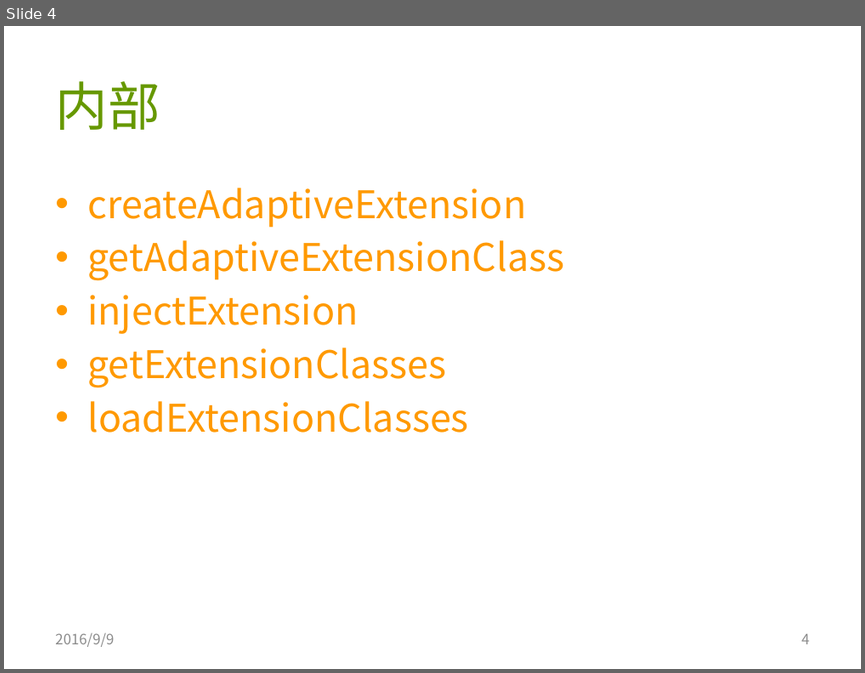
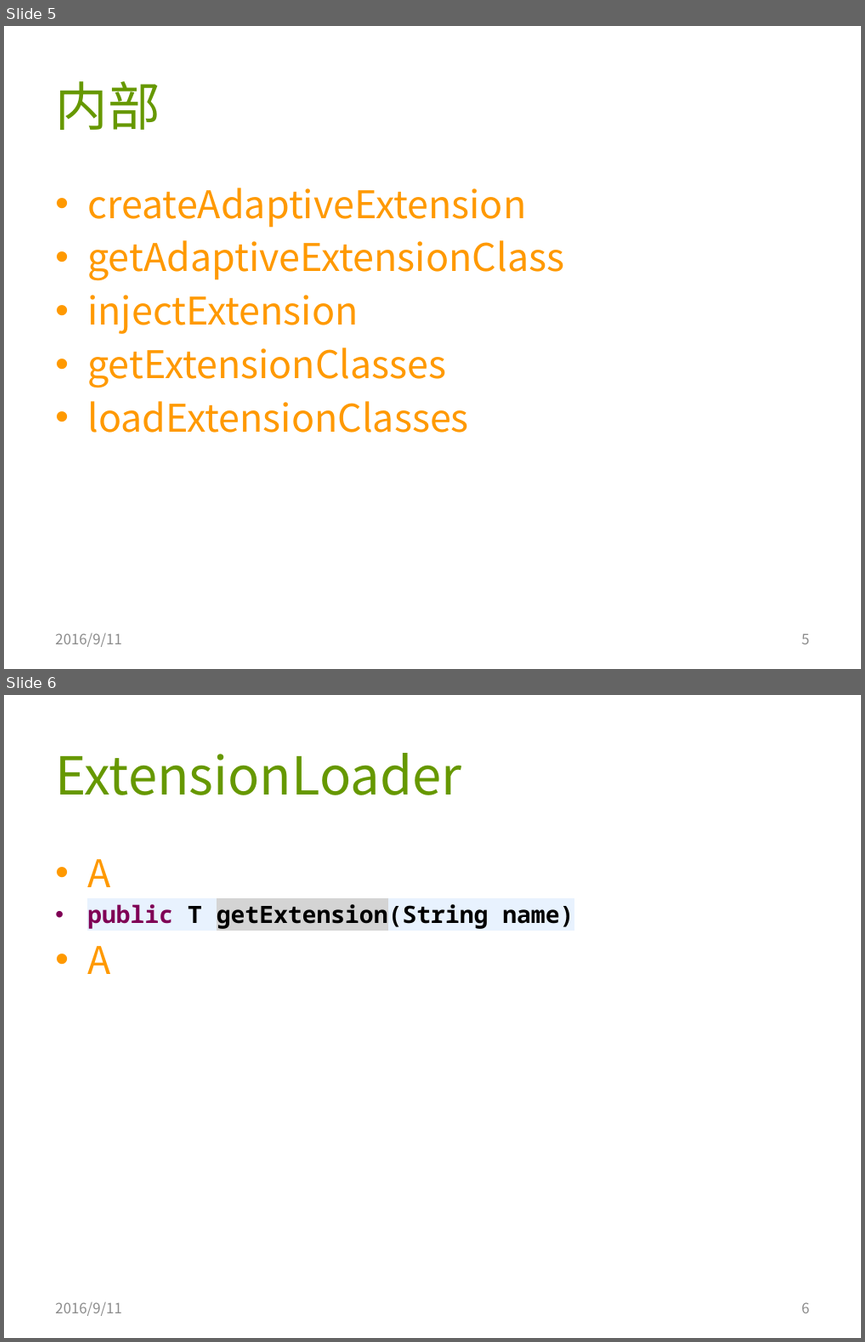
Before and after one commit to AmarRocks/demo, a slide deck: 04.dubbo_demo/document/dubbo源码分析3-扩展点.pptx. Shown one above the other, each under a label of ours: slide 4 before the commit, slides 5 and 6 after it. The pictures are 865x673 and 865x1342 pixels, drawn with LibreOffice and Linux fonts; fonts in the diff are those of the drawing. Boxes give left, top, right and bottom in pixels: in the first picture for what was removed or moved away, otherwise in the second. Text is boxed around its words. In the diff, an @@ line names an element or a change of style, - is before the commit and + after.

```diff
--- a/04.dubbo_demo/document/dubbo源码分析3-扩展点.pptx
+++ b/04.dubbo_demo/document/dubbo源码分析3-扩展点.pptx
@@ slide 6 added at <box>4,695,861,1338</box>, background #FFFFFF @@
@@ title added at <box>55,753,461,795</box>, 44 pt, text #669800 @@
+ExtensionLoader
@@ text added at <box>87,859,574,974</box>, 20 pt, text #000000, bold @@
+• A
+• public T getExtension(String name)
+• A
@@ text added at <box>55,1302,121,1315</box>, 12 pt, text #8C8C8C @@
+2016/9/11
@@ page number added at <box>801,1302,809,1313</box>, 12 pt, text #8C8C8C @@
+6
@@ what was slide 4 is now slide 5 @@
@@ slide 5 changed as well @@
@@ text at <box>55,633,121,646</box>: text changed @@
-2016/9/9
+2016/9/11
@@ page number at <box>801,634,809,644</box>: text changed @@
-4
+5
```
Also in this commit, not shown: 3 other slides changed, 1 other slide added, 2 other files.
